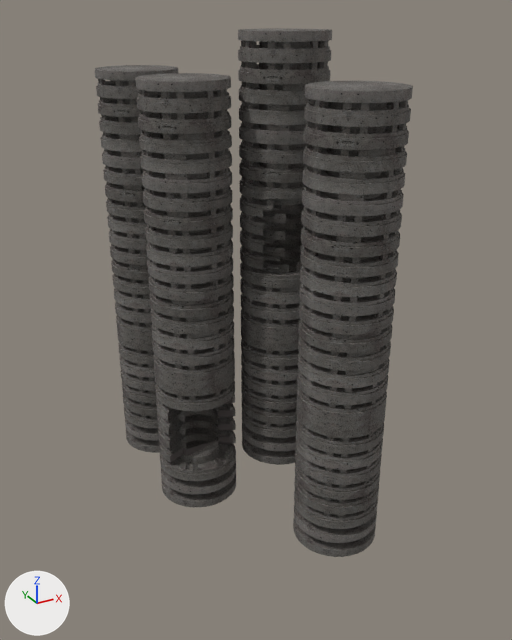
The FBX model Assets/Environment/Unique/Scene_A/SM_Scene_A_Blockout11.fbx, before and after one commit.
Both versions are drawn from a camera (50 mm lens) standing at (25.0, -151.0, 91.0) and looking at (138.0, 55.0, -12.0). Arrows for +X, +Y and +Z are at lower left; the lights stay in place. Where no turn or scale is listed for an object, it has been applied to the vertices.

The first picture shows 'SM_Scene_A_Blockout11'.
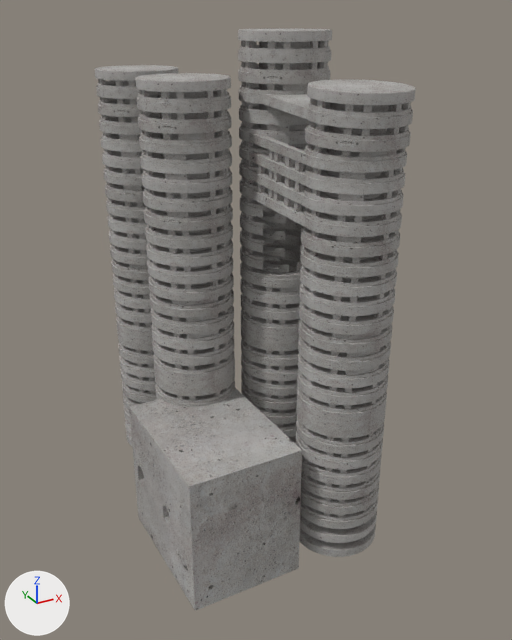
Pixel boxes [x1, y1, x2, y2] of what changed, in the pictures (512 x 640 px; the box of a moved part takes in the faces that stretch with it):
'SM_Scene_A_Blockout11', surface changed, reshaped: before [95, 29, 413, 557]; after [95, 29, 416, 611]
part 1 of me_cube_199, moved or reshaped: before [307, 121, 313, 127]; after [309, 121, 315, 126]
part 2 of me_cube_199, moved or reshaped: before [360, 103, 369, 111]; after [343, 128, 353, 135]
part 3 of me_cube_199, moved or reshaped: before [390, 102, 399, 109]; after [363, 105, 372, 113]
part 4 of me_cube_199, moved or reshaped (not visible before): after [392, 104, 402, 111]
part 5 of me_cube_199, added: after [345, 104, 354, 112]
part 6 of me_cube_199, added: after [403, 102, 410, 109]
part 7 of me_cube_199, added: after [284, 197, 292, 207]
part 8 of me_cube_199, added: after [268, 189, 274, 199]
part 9 of me_cube_199, added: after [258, 184, 265, 193]
part 10 of me_cube_199, added: after [273, 192, 281, 201]
part 11 of me_cube_199, added: after [285, 177, 292, 188]
part 12 of me_cube_199, added: after [269, 170, 274, 180]
part 13 of me_cube_199, added: after [258, 165, 265, 174]
part 14 of me_cube_199, added: after [274, 172, 281, 182]
part 15 of me_cube_199, added: after [294, 181, 302, 192]
part 16 of me_cube_199, added: after [294, 201, 301, 212]
part 17 of me_cube_199, added: after [274, 152, 281, 162]
part 18 of me_cube_199, added: after [269, 150, 274, 160]
part 19 of me_cube_199, added: after [285, 157, 293, 167]
part 20 of me_cube_199, added: after [295, 161, 303, 172]
part 21 of me_cube_199, added: after [129, 388, 302, 611]
part 22 of me_cube_199, moved or reshaped: before [304, 81, 413, 157]; after [263, 79, 416, 157]
part 23 of me_cube_199, surface changed: before [304, 87, 413, 155]; after [305, 103, 409, 155]

The change, as a list of edits to the scene's bpy script:
```text
Change img_t_roughconcretemacro_1_png:
    img_t_roughconcretemacro_1_png: load_image('T_RoughConcreteMacro 1.png', '../../../Textures/Surfaces/T_RoughConcreteMacro 1.png', 1024, 1024, 'sRGB') -> load_image('T_RoughConcreteMacro 1.png', '../../../Textures/Surfaces/T_RoughConcreteMacro 1.png', 1024, 1024, 'Non-Color')
Change me_cube_199:
    remove me_cube_199.from_pydata(...)  # 44586 vertices, 42555 faces; spans x 104.0..167.0, y 4.0..125.0, z -86.0..84.0
    add me_cube_199.from_pydata(...)  # 44801 vertices, 42731 faces; spans x 92.0..167.0, y 3.0..125.0, z -91.0..84.0
    me_cube_199 part 1: the loose piece of 8 vertices spanning x 139.0..141.0, y 24.0..27.0, z 58.0..62.0 is moved by (0.0, -1.0, 0.0)
    me_cube_199 part 2: the loose piece of 8 vertices spanning x 144.0..147.0, y 6.0..9.0, z 65.0..68.0 is moved by (-4.0, 2.0, -6.0)
    me_cube_199 part 3: the loose piece of 8 vertices spanning x 153.0..156.0, y 5.0..7.0, z 65.0..68.0 is moved by (-9.0, 0.0, 0.0)
    me_cube_199 part 4: the loose piece of 8 vertices spanning x 164.0..166.0, y 17.0..20.0, z 65.0..68.0 is turned -74.9 degrees about the z axis through its middle, then moved by (-10.0, -13.0, 0.0)
    me_cube_199 part 5: the loose piece of 8 vertices spanning x 141.0..143.0, y 9.0..12.0, z 65.0..68.0 is copied, and the copy is moved by (0.0, -1.0, 0.0); it spans x 141.0..143.0, y 8.0..11.0, z 64.0..68.0
    me_cube_199 part 6: the loose piece of 8 vertices spanning x 158.0..161.0, y 7.0..10.0, z 65.0..68.0 is copied, and the copy is moved by (0.0, -1.0, 0.0); it spans x 158.0..161.0, y 6.0..9.0, z 64.0..67.0
    me_cube_199 part 7: the loose piece of 8 vertices spanning x 139.0..141.0, y 24.0..27.0, z 34.0..37.0 is copied, and the copy is moved by (-2.0, 9.0, 0.0); it spans x 138.0..139.0, y 33.0..35.0, z 34.0..38.0
    me_cube_199 part 8: the loose piece of 8 vertices spanning x 138.0..139.0, y 58.0..61.0, z 35.0..38.0 is copied, and the copy is moved by (0.0, -15.0, 0.0); it spans x 138.0..139.0, y 43.0..45.0, z 35.0..39.0
    me_cube_199 part 9: the loose piece of 8 vertices spanning x 138.0..139.0, y 58.0..61.0, z 35.0..38.0 is copied, and the copy is moved by (0.0, -8.0, 0.0); it spans x 138.0..139.0, y 50.0..53.0, z 35.0..38.0
    me_cube_199 part 10: the loose piece of 8 vertices spanning x 139.0..141.0, y 24.0..27.0, z 34.0..37.0 is copied, and the copy is moved by (-2.0, 15.0, 1.0); it spans x 138.0..139.0, y 40.0..42.0, z 35.0..39.0
    me_cube_199 part 11: the loose piece of 8 vertices spanning x 139.0..141.0, y 24.0..27.0, z 40.0..43.0 is copied, and the copy is moved by (-2.0, 9.0, 0.0); it spans x 138.0..139.0, y 33.0..35.0, z 40.0..44.0
    me_cube_199 part 12: the loose piece of 8 vertices spanning x 138.0..139.0, y 58.0..61.0, z 41.0..45.0 is copied, and the copy is moved by (0.0, -15.0, 0.0); it spans x 138.0..139.0, y 43.0..45.0, z 40.0..45.0
    me_cube_199 part 13: the loose piece of 8 vertices spanning x 138.0..139.0, y 58.0..61.0, z 41.0..45.0 is copied, and the copy is moved by (0.0, -8.0, 0.0); it spans x 138.0..139.0, y 50.0..53.0, z 41.0..44.0
    me_cube_199 part 14: the loose piece of 8 vertices spanning x 139.0..141.0, y 24.0..27.0, z 40.0..43.0 is copied, and the copy is moved by (-2.0, 15.0, 1.0); it spans x 138.0..139.0, y 40.0..42.0, z 40.0..45.0
    me_cube_199 part 15: the loose piece of 8 vertices spanning x 139.0..141.0, y 24.0..27.0, z 40.0..43.0 is copied, and the copy is moved by (-2.0, 3.0, 0.0); it spans x 138.0..139.0, y 27.0..30.0, z 40.0..44.0
    me_cube_199 part 16: the loose piece of 8 vertices spanning x 139.0..141.0, y 24.0..27.0, z 34.0..37.0 is copied, and the copy is moved by (-2.0, 3.0, 0.0); it spans x 138.0..139.0, y 28.0..30.0, z 34.0..38.0
    me_cube_199 part 17: the loose piece of 8 vertices spanning x 138.0..139.0, y 58.0..61.0, z 48.0..51.0 is copied, and the copy is moved by (0.0, -19.0, 0.0); it spans x 138.0..139.0, y 40.0..42.0, z 47.0..51.0
    me_cube_199 part 18: the loose piece of 8 vertices spanning x 144.0..147.0, y 47.0..49.0, z 48.0..51.0 is copied, and the copy is moved by (-7.0, -4.0, 0.0); it spans x 138.0..139.0, y 43.0..45.0, z 47.0..51.0
    me_cube_199 part 19: the loose piece of 8 vertices spanning x 139.0..141.0, y 24.0..27.0, z 40.0..43.0 is copied, and the copy is moved by (-2.0, 9.0, 7.0); it spans x 138.0..139.0, y 33.0..35.0, z 46.0..50.0
    me_cube_199 part 20: the loose piece of 8 vertices spanning x 139.0..141.0, y 24.0..27.0, z 46.0..49.0 is copied, and the copy is moved by (-2.0, 3.0, 0.0); it spans x 138.0..139.0, y 27.0..30.0, z 46.0..50.0
    me_cube_199 part 21: a new loose piece of 103 vertices spanning x 92.0..132.0, y 12.0..66.0, z -91.0..-41.0, in mat_concreteeclatax1 (picture img_t_roughconcretemacro_1_png)
    me_cube_199 part 22: 432 vertices moved within x 137.0..167.0, y 4.0..34.0, z 55.0..71.0; 530 vertices removed from x 137.0..167.0, y 4.0..34.0, z 55.0..71.0; 490 vertices added at x 137.0..167.0, y 3.0..33.0, z 55.0..71.0
    me_cube_199 part 23: 233 kept faces spanning x 137.0..167.0, y 4.0..34.0, z 52.0..71.0 get new texture (UV) coordinates
```
